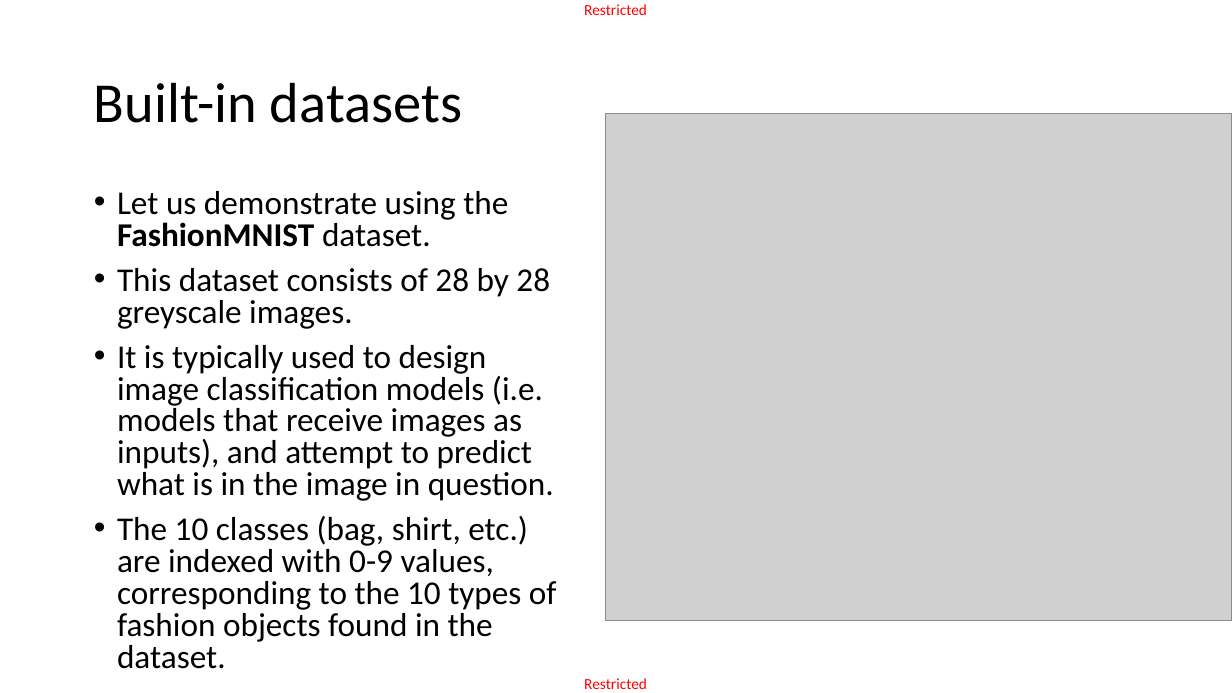
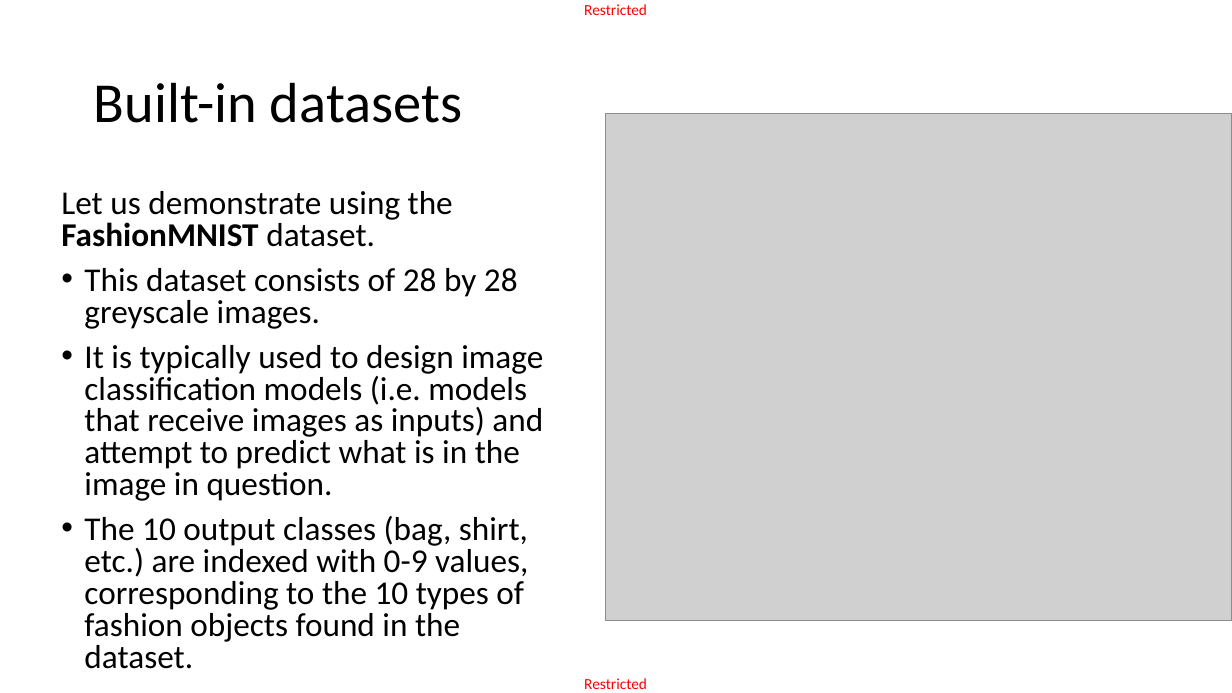
Before and after one commit to matthieudemari/SUTD_DL_50_039, a slide deck: slide 8 of W3/3. W3S3 final/W3S3.pptx. Drawn at 1232x693 pixels with LibreOffice and Linux fonts; fonts in the diff are those of the drawing; grey boxes stand for pictures. Boxes give left, top, right and bottom in pixels: in the first picture for what was removed or moved away, otherwise in the second. Text is boxed around its words. In the diff, an @@ line names an element or a change of style, - is before the commit and + after.

```diff
--- a/W3/3. W3S3 final/W3S3.pptx
+++ b/W3/3. W3S3 final/W3S3.pptx
@@ text "Let us demonstrate using the ...": place and size @@
-text "Let us demonstrate using the ..." at (117,191,557,669)
+text "Let us demonstrate using the ..." at (61,191,543,669)
@@ text at (61,191,453,247): bullet • to none @@
@@ text at (84,345,543,669): text changed @@
-• It is typically used to design image classification models (i.e. models that receive images as inputs), and attempt to predict what is in the image in question.
-• The 10 classes (bag, shirt, etc.) are indexed with 0-9 values, corresponding to the 10 types of fashion objects found in the dataset.
+• It is typically used to design image classification models (i.e. models that receive images as inputs) and attempt to predict what is in the image in question.
+• The 10 output classes (bag, shirt, etc.) are indexed with 0-9 values, corresponding to the 10 types of fashion objects found in the dataset.
```
Also in this commit, not shown: 30 other slides changed, 1 slide added, 1 slide removed, 10 other files.
